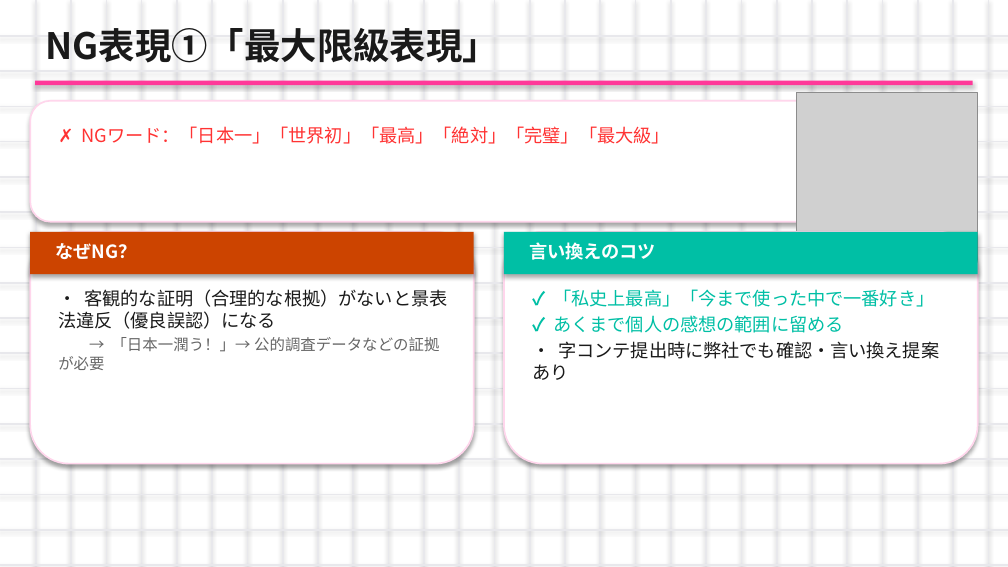
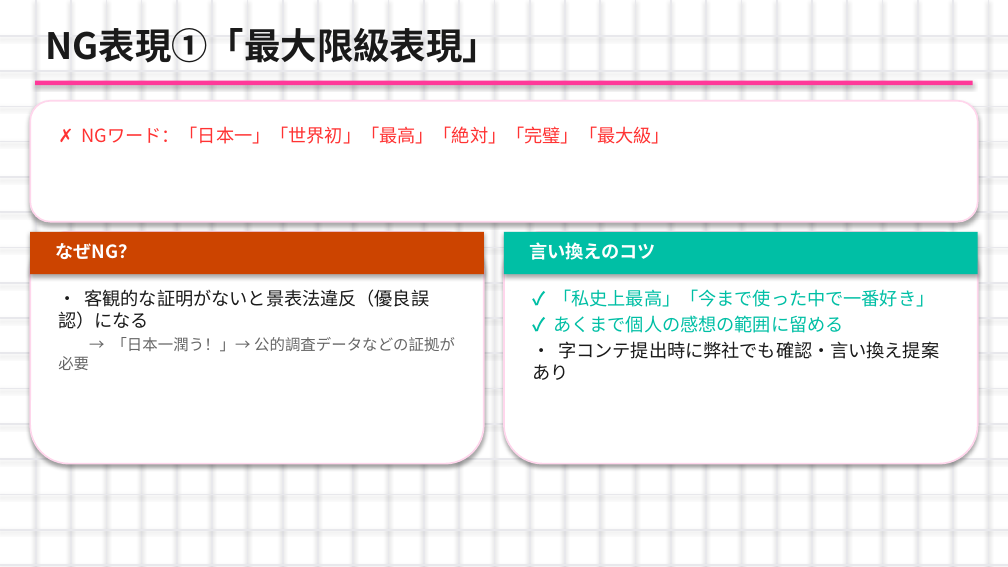
Before and after one commit to nagasawakai-eng/torihada-pptx-editor, a slide deck: slide 12 of TORIHADA_第2週_研修資料.pptx. Drawn at 1008x567 pixels with LibreOffice and Linux fonts; fonts in the diff are those of the drawing; grey boxes stand for pictures. Boxes give left, top, right and bottom in pixels: in the first picture for what was removed or moved away, otherwise in the second. Text is boxed around its words. In the diff, an @@ line names an element or a change of style, - is before the commit and + after.

```diff
--- a/TORIHADA_第2週_研修資料.pptx
+++ b/TORIHADA_第2週_研修資料.pptx
@@ rounded rectangle: place and size @@
-rounded rectangle at [30, 101, 816, 222]
+rounded rectangle at [30, 101, 978, 222]
@@ picture removed at [796, 93, 978, 345] @@
@@ rounded rectangle: place and size @@
-rounded rectangle at [30, 232, 474, 464]
+rounded rectangle at [30, 232, 484, 464]
@@ rectangle: place and size @@
-rectangle at [30, 232, 474, 274]
+rectangle at [30, 232, 484, 274]
@@ text at [58, 289, 430, 329]: text changed @@
-• 客観的な証明（合理的な根拠）がないと景表法違反（優良誤認）になる
+• 客観的な証明がないと景表法違反（優良誤認）になる
```
Also in this commit, not shown: 26 other slides changed, 27 other files.
